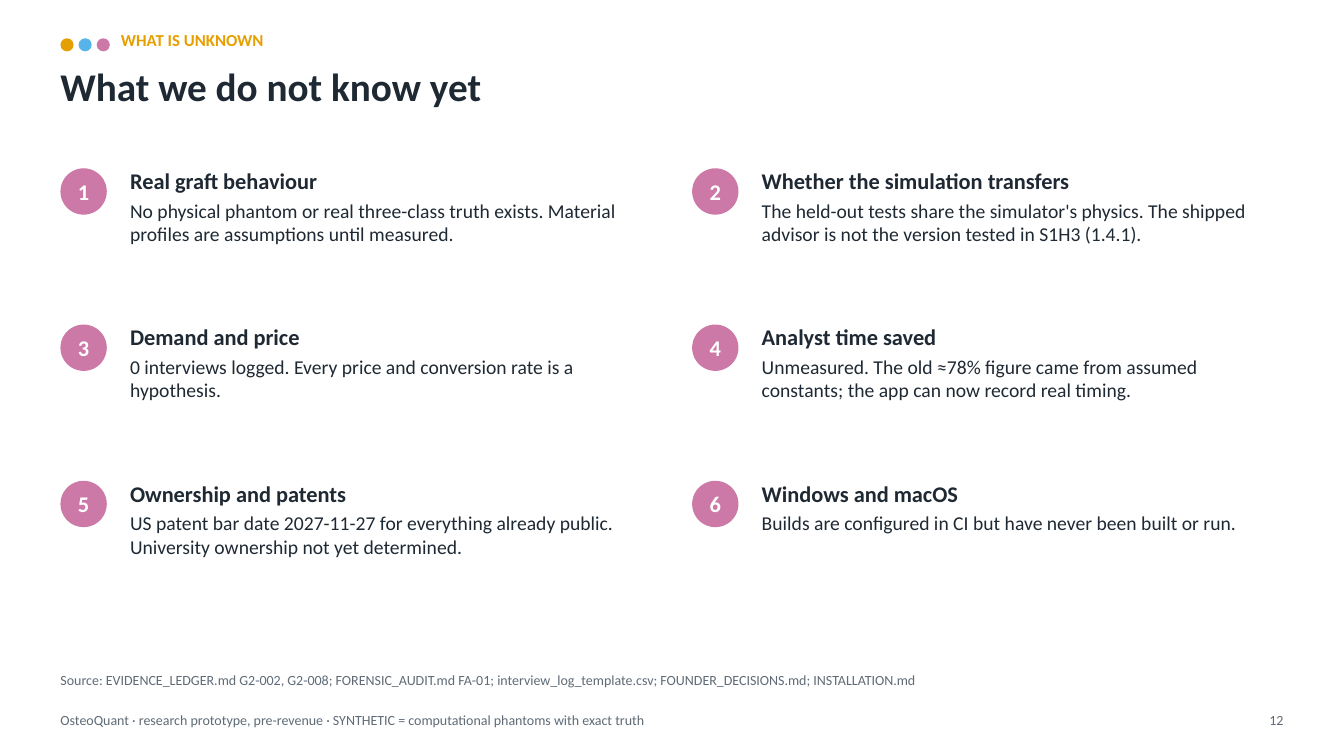
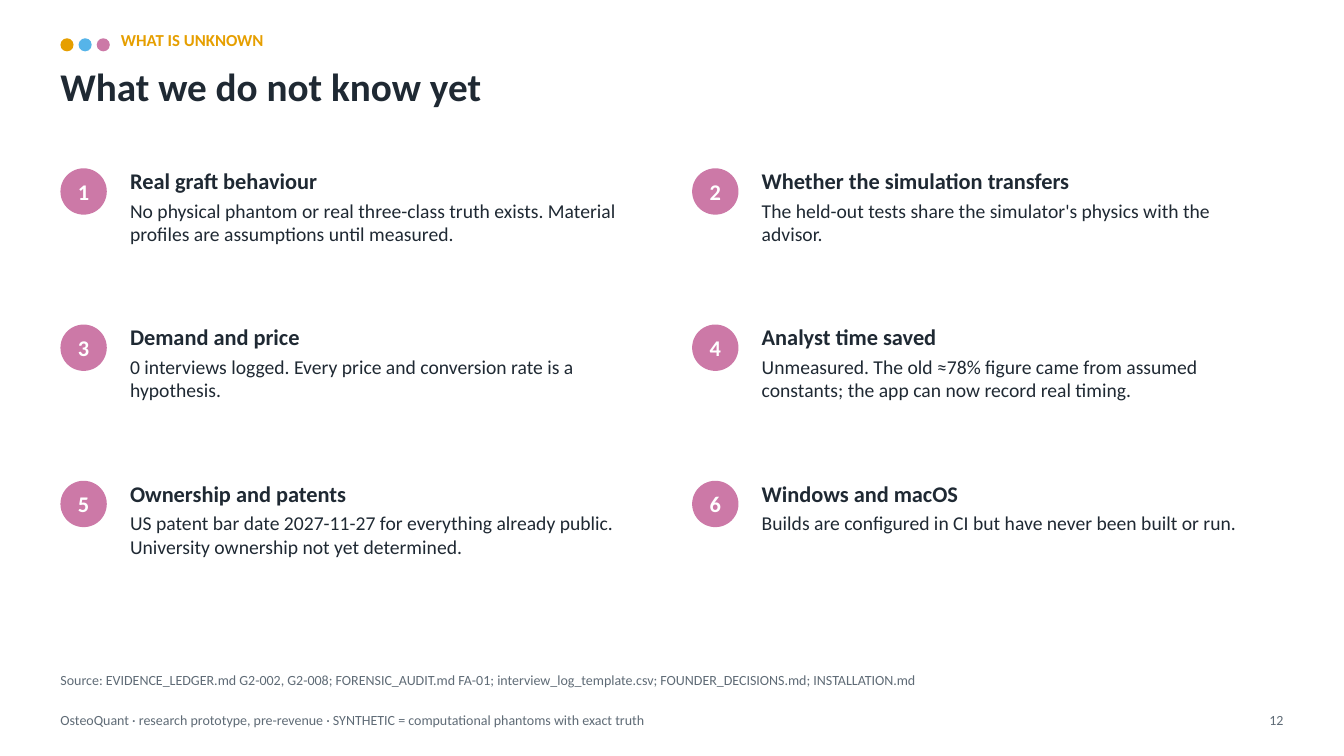
Before and after one commit to arnavhiteshpatel-cloud/playground, a slide deck: slide 12 of investor/OsteoQuant_Investor_Deck.pptx. Drawn at 1344x756 pixels with LibreOffice and Linux fonts; fonts in the diff are those of the drawing. Boxes give left, top, right and bottom in pixels: in the first picture for what was removed or moved away, otherwise in the second. Text is boxed around its words. In the diff, an @@ line names an element or a change of style, - is before the commit and + after.

```diff
--- a/investor/OsteoQuant_Investor_Deck.pptx
+++ b/investor/OsteoQuant_Investor_Deck.pptx
@@ text at (x1=762, y1=204, x2=1210, y2=241): text changed @@
-The held-out tests share the simulator's physics. The shipped advisor is not the version tested in S1H3 (1.4.1).
+The held-out tests share the simulator's physics with the advisor.
```
Also in this commit, not shown: 5 other slides changed, 29 other files.
